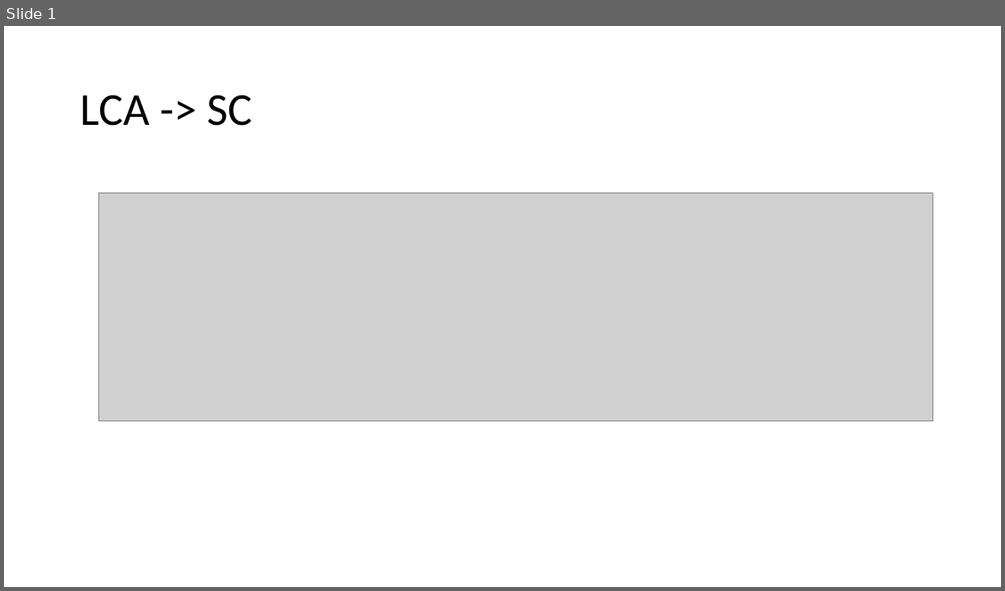
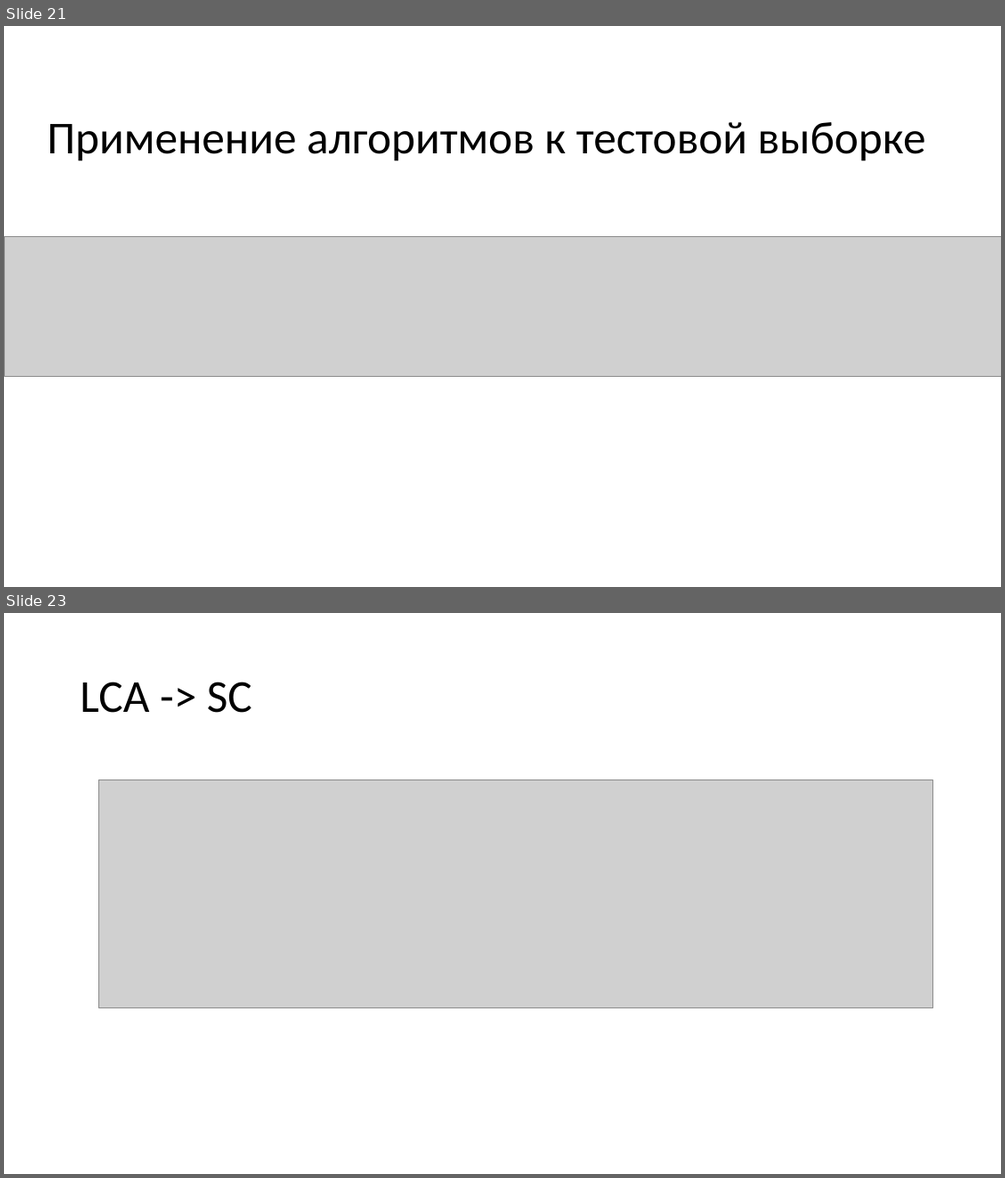
Before and after one commit to answerIII/Graph_Theory_LeetCode25, a slide deck: results/pres.pptx. Shown one above the other, each under a label of ours: slide 1 before the commit, slides 21 and 23 after it; the slides between them are not shown. The pictures are 1005x591 and 1005x1178 pixels, drawn with LibreOffice and Linux fonts; fonts in the diff are those of the drawing; grey boxes stand for pictures. Boxes give left, top, right and bottom in pixels: in the first picture for what was removed or moved away, otherwise in the second. Text is boxed around its words. In the diff, an @@ line names an element or a change of style, - is before the commit and + after.

```diff
--- a/results/pres.pptx
+++ b/results/pres.pptx
@@ slide 21 added at (x1=4, y1=26, x2=1001, y2=587), background #FFFFFF @@
@@ title added at (x1=47, y1=122, x2=926, y2=161), 44 pt, text #000000 @@
+Применение алгоритмов к тестовой выборке
@@ picture added at (x1=4, y1=237, x2=1001, y2=376) @@
@@ what was slide 1 is now slide 23 @@
```
Also in this commit, not shown: 21 other slides added.
